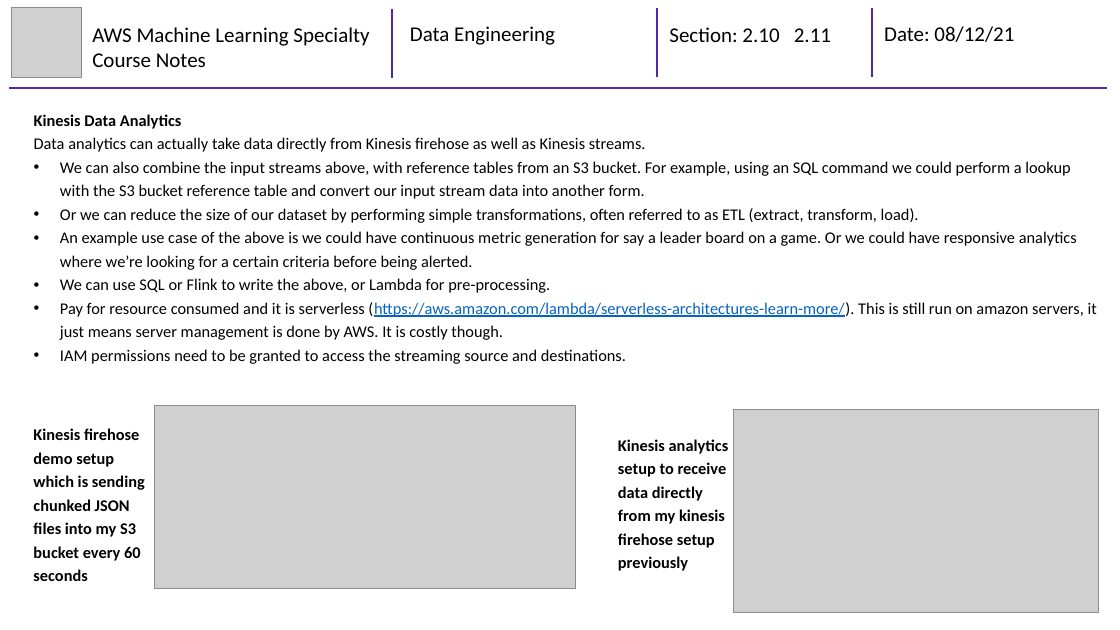
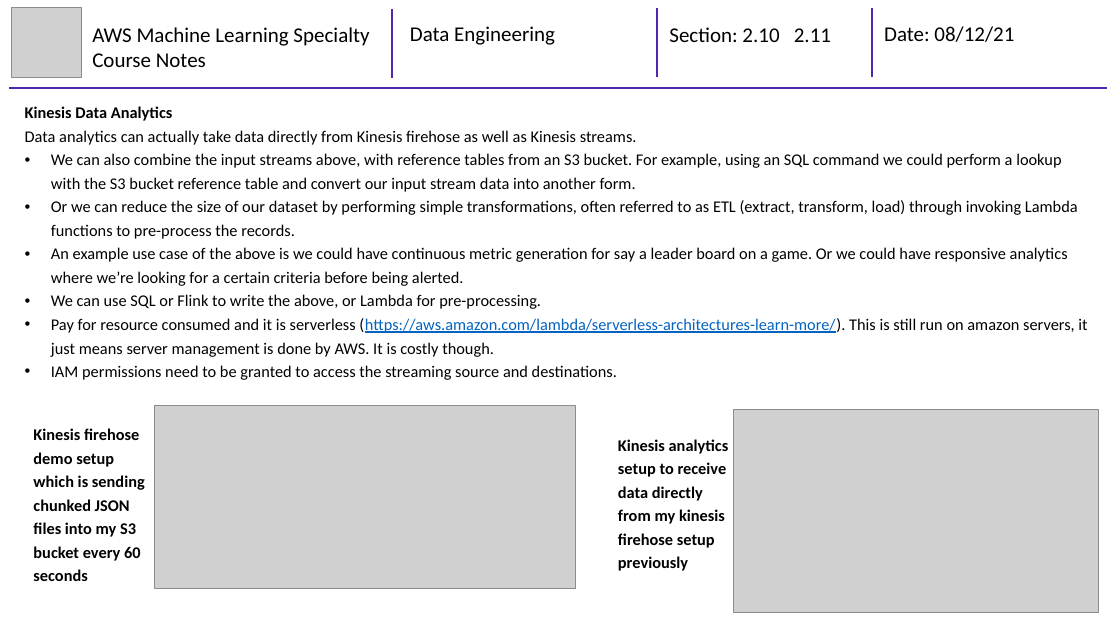
Before and after one commit to mhaythornthwaite/Testing_ML_Algorithms, a slide deck: slide 12 of AWS Machine Learning Specialty/Course Notes/2_MJH_Data_Engineering_Course_Notes.pptx (slide 9 before the commit). Drawn at 1120x630 pixels with LibreOffice and Linux fonts; fonts in the diff are those of the drawing; grey boxes stand for pictures. Boxes give left, top, right and bottom in pixels: in the first picture for what was removed or moved away, otherwise in the second. Text is boxed around its words. In the diff, an @@ line names an element or a change of style, - is before the commit and + after.

```diff
--- a/AWS Machine Learning Specialty/Course Notes/2_MJH_Data_Engineering_Course_Notes.pptx
+++ b/AWS Machine Learning Specialty/Course Notes/2_MJH_Data_Engineering_Course_Notes.pptx
@@ text "Kinesis Data Analytics": place and size @@
-text "Kinesis Data Analytics" at (34,114,1097,364)
+text "Kinesis Data Analytics" at (25,106,1087,380)
@@ text at (51,200,1078,239): text changed @@
-• Or we can reduce the size of our dataset by performing simple transformations, often referred to as ETL (extract, transform, load).
+• Or we can reduce the size of our dataset by performing simple transformations, often referred to as ETL (extract, transform, load) through invoking Lambda functions to pre-process the records.
```
Also in this commit, not shown: 9 other slides changed, 4 slides added.
